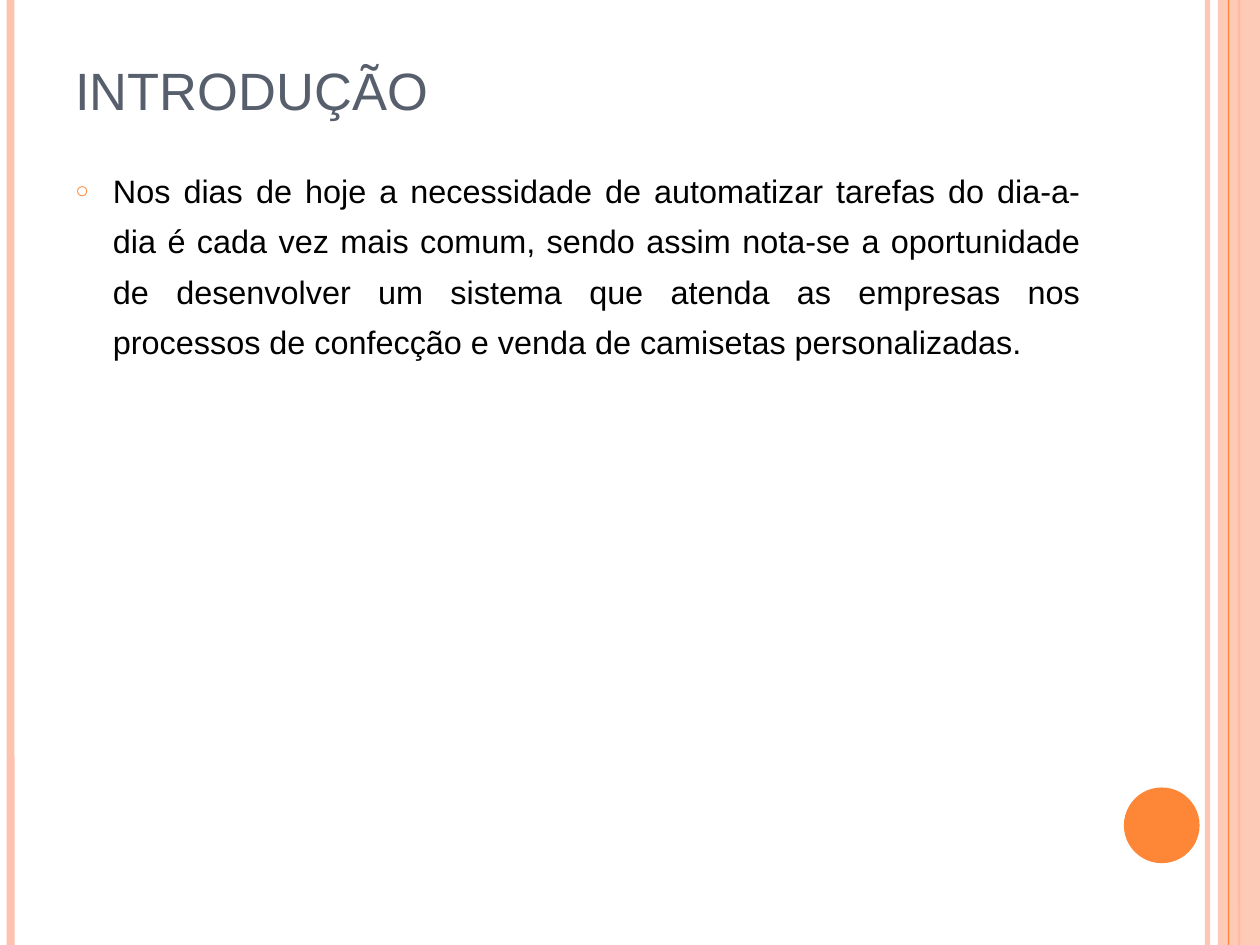
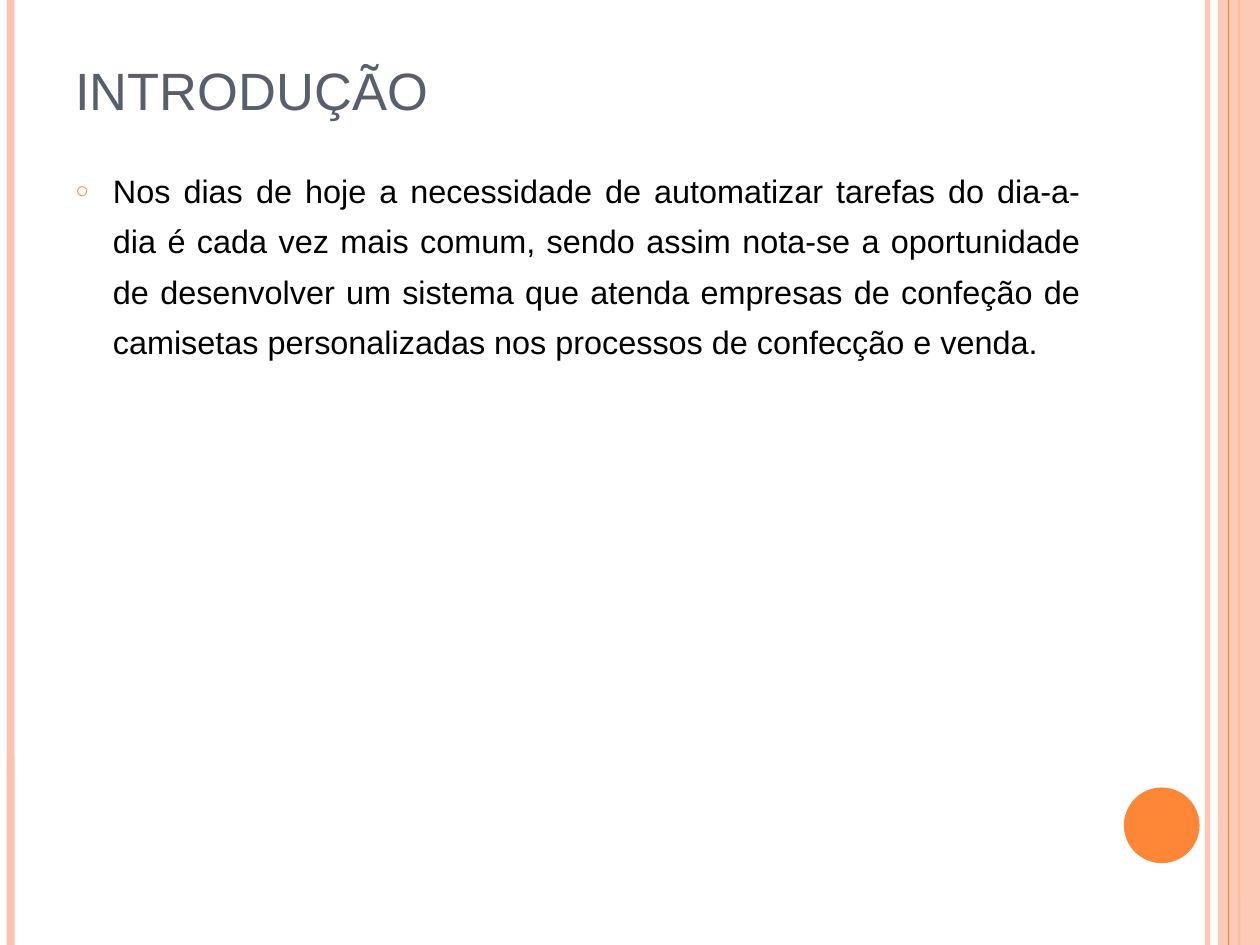
Before and after one commit to cerberosnash/sistema-de-camisetas-personalizadas, a slide deck: slide 2 of docs/Importantes/modelo-de-apresentação-de-tcc.ppt. Drawn at 1260x945 pixels with LibreOffice and Linux fonts; fonts in the diff are those of the drawing. Boxes give left, top, right and bottom in pixels: in the first picture for what was removed or moved away, otherwise in the second. Text is boxed around its words. In the diff, an @@ line names an element or a change of style, - is before the commit and + after.

```diff
--- a/docs/Importantes/modelo-de-apresentação-de-tcc.ppt
+++ b/docs/Importantes/modelo-de-apresentação-de-tcc.ppt
@@ text at (x1=113, y1=179, x2=1080, y2=361): text changed @@
-○ Nos dias de hoje a necessidade de automatizar tarefas do dia-a-dia é cada vez mais comum, sendo assim nota-se a oportunidade de desenvolver um sistema que atenda as empresas nos processos de confecção e venda de camisetas personalizadas.
+○ Nos dias de hoje a necessidade de automatizar tarefas do dia-a-dia é cada vez mais comum, sendo assim nota-se a oportunidade de desenvolver um sistema que atenda empresas de confeção de camisetas personalizadas nos processos de confecção e venda.
```
Also in this commit, not shown: 4 other slides changed, 1 slide removed.
